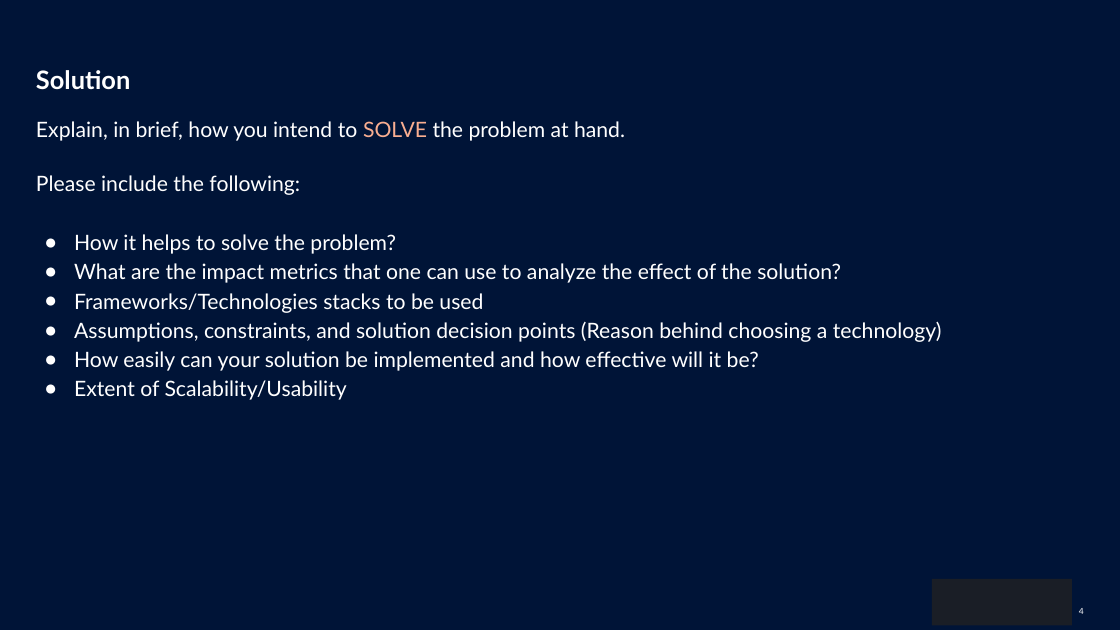
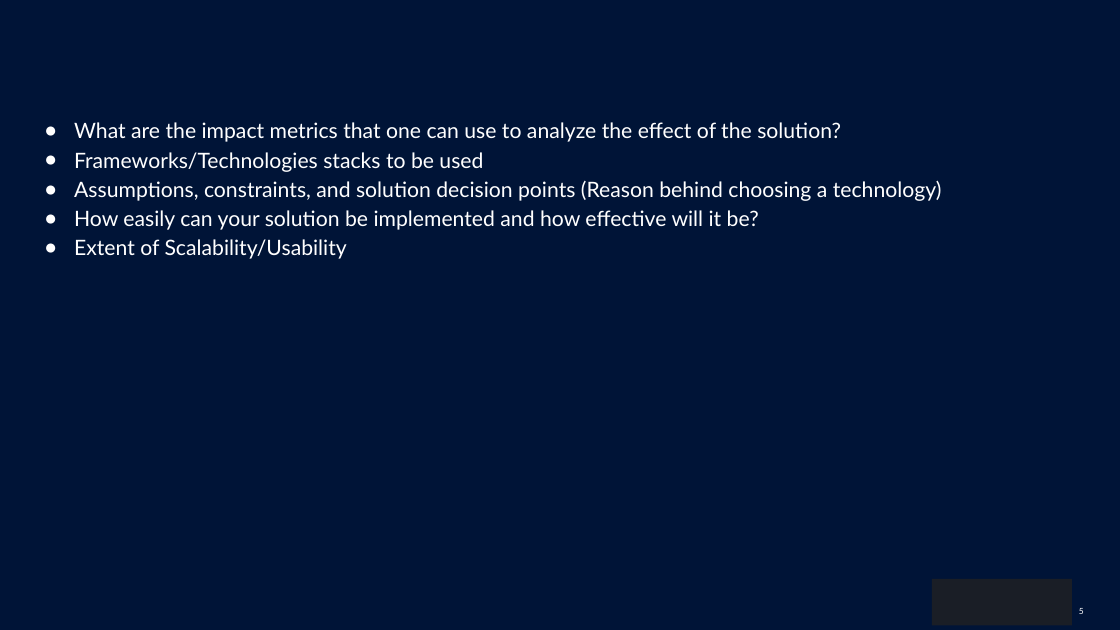
Before and after one commit to Aditya-aot/Hackathon-ION, a slide deck: slide 5 of HackerEarth_Idea_Submission_Template24414bb.pptx (slide 4 before the commit). Drawn at 1120x630 pixels with LibreOffice and Linux fonts; fonts in the diff are those of the drawing; background and template pictures are left out. Boxes give left, top, right and bottom in pixels: in the first picture for what was removed or moved away, otherwise in the second. Text is boxed around its words. In the diff, an @@ line names an element or a change of style, - is before the commit and + after.

```diff
--- a/HackerEarth_Idea_Submission_Template24414bb.pptx
+++ b/HackerEarth_Idea_Submission_Template24414bb.pptx
@@ title removed at (36, 70, 130, 90) @@
-Solution
@@ text at (36, 121, 625, 254): paragraphs removed @@
-Explain, in brief, how you intend to SOLVE the problem at hand.
-Please include the following:
-● How it helps to solve the problem?
@@ page number at (1079, 608, 1084, 614): text changed @@
-              4
+              5
```
Also in this commit, not shown: 2 other slides changed, 1 slide added.
